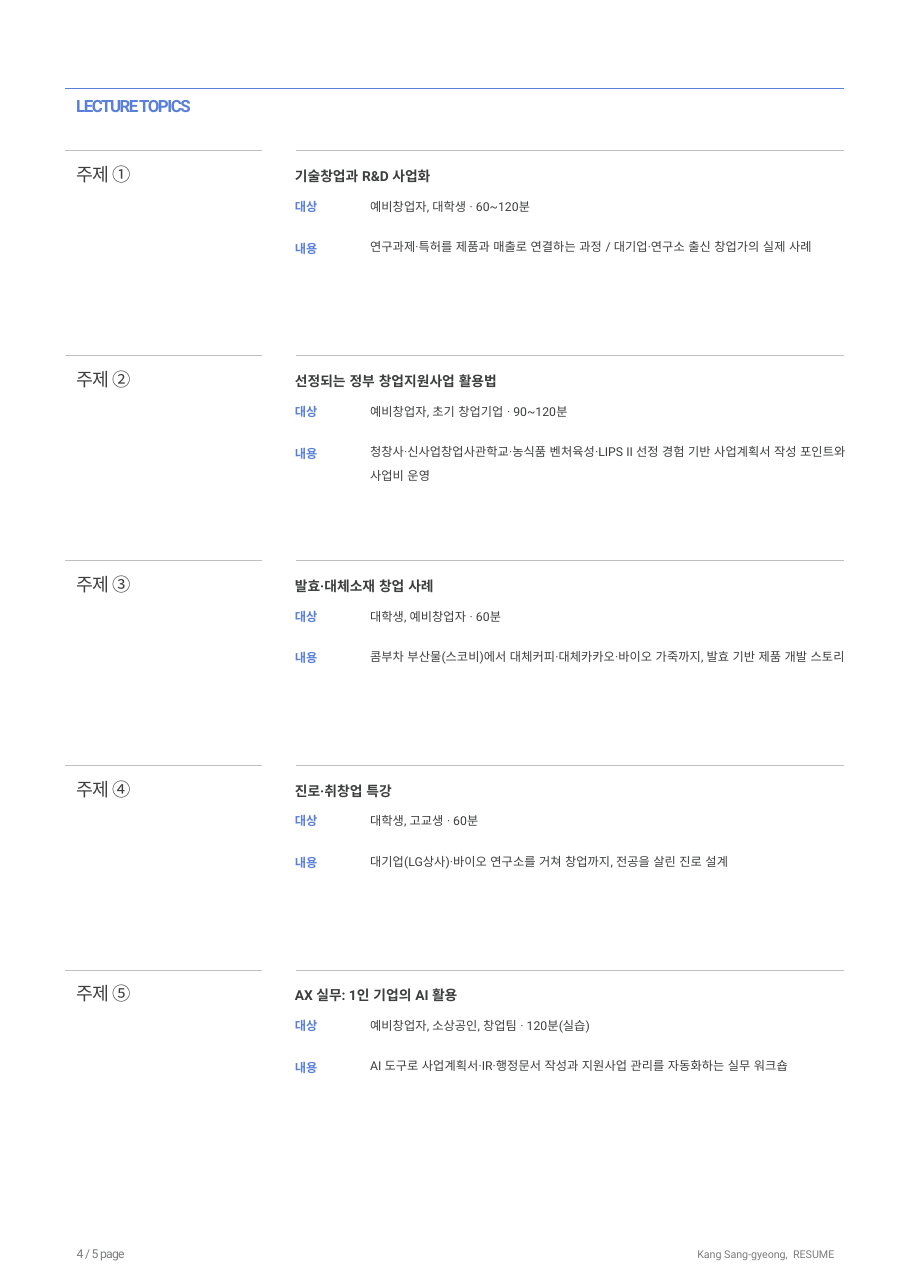
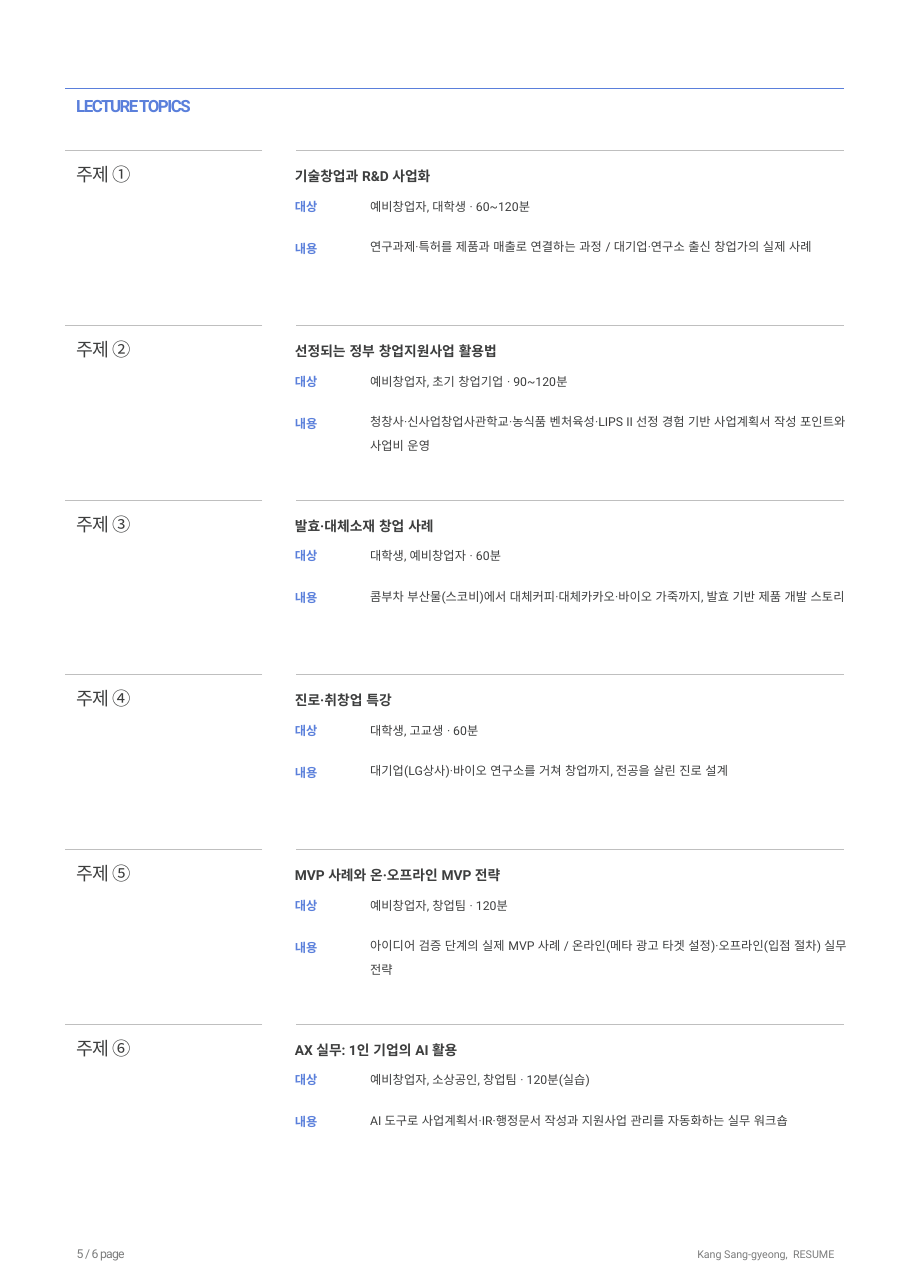
Before and after one commit to Noah7601/-, a slide deck: slide 5 of resume/강상경_강사이력서_보완본.pptx (slide 4 before the commit). Drawn at 911x1288 pixels with LibreOffice and Linux fonts; fonts in the diff are those of the drawing. Boxes give left, top, right and bottom in pixels: in the first picture for what was removed or moved away, otherwise in the second. Text is boxed around its words. In the diff, an @@ line names an element or a change of style, - is before the commit and + after.

```diff
--- a/resume/강상경_강사이력서_보완본.pptx
+++ b/resume/강상경_강사이력서_보완본.pptx
@@ 6 texts, 2 lines moved together from (x1=65, y1=356, x2=845, y2=481) to (x1=65, y1=325, x2=845, y2=451) @@
@@ 6 texts, 2 lines moved together from (x1=65, y1=561, x2=845, y2=664) to (x1=65, y1=500, x2=845, y2=604) @@
@@ line added from (262, 674) to (65, 674), #BFBFBF 0.15 pt @@
@@ line added from (844, 674) to (295, 674), #BFBFBF 0.15 pt @@
@@ text added at (x1=295, y1=724, x2=318, y2=736), 8 pt, text #5A7FDB, bold @@
+대상
@@ 4 texts moved together from (x1=77, y1=780, x2=728, y2=869) to (x1=77, y1=689, x2=728, y2=778) @@
@@ text added at (x1=295, y1=767, x2=318, y2=778), 8 pt, text #5A7FDB, bold @@
+내용
@@ text "주제 ⑤" moved from (x1=77, y1=984, x2=130, y2=1002) to (x1=77, y1=864, x2=130, y2=882) @@
@@ 2 texts, 2 lines moved together from (x1=65, y1=764, x2=844, y2=868) to (x1=65, y1=849, x2=844, y2=953) @@
@@ text added at (x1=295, y1=868, x2=500, y2=882), 9 pt, text #3D3E3E, bold @@
+MVP 사례와 온·오프라인 MVP 전략
@@ text added at (x1=370, y1=900, x2=508, y2=912), 8 pt, text #3D3E3E @@
+예비창업자, 창업팀 · 120분
@@ text added at (x1=370, y1=940, x2=847, y2=975), 8 pt, text #3D3E3E @@
+아이디어 검증 단계의 실제 MVP 사례 / 온라인(메타 광고 타겟 설정)·오프라인(입점 절차) 실무 전략
@@ text added at (x1=77, y1=1039, x2=130, y2=1057), 12 pt, text #3D3E3E @@
+주제 ⑥
@@ 5 texts, 2 lines moved together from (x1=65, y1=969, x2=844, y2=1073) to (x1=65, y1=1024, x2=844, y2=1127) @@
@@ text at (x1=77, y1=1249, x2=125, y2=1261): text changed @@
-4 / 5 page
+5 / 6 page
```
Also in this commit, not shown: 4 other slides changed, 1 slide added, 5 other files.
